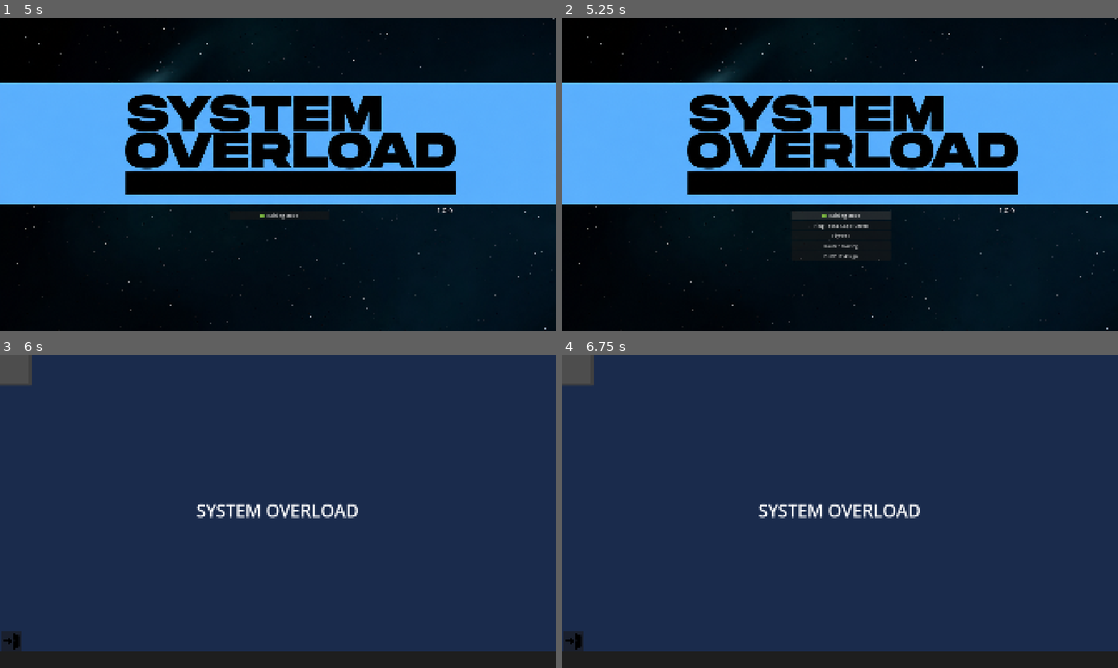
Above: before the commit, frames 1-4 (two rows, left to right).
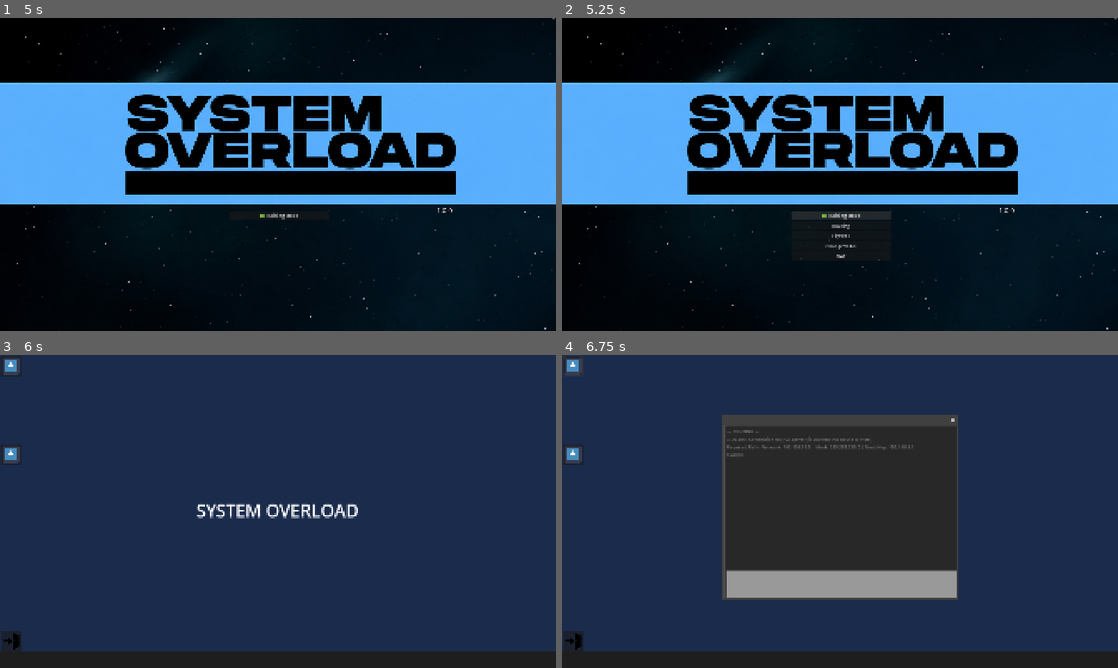
Above: after the commit, the same moments.

Repository: Bookza253/system_overload
Game: Godot game, scene res://start_screen.tscn
The game is run twice, just before and just after one commit, with the same random seed, the same clock (stepped at 60 frames per second) and the same inputs. The engine's default icon, where the game draws it, is replaced by a stand-in: a white triangle on a blue panel in a dark square.
Inputs (mouse positions are in pixels of both pictures, inside the frame that each line leads up to):
- Up to frame 1 (5 s): move the mouse to (400, 158) at 0.52 s; move the mouse to (166, 190) at 1.27 s; move the mouse to (333, 105) at 2.02 s; move the mouse to (250, 237) at 2.77 s; move the mouse to (444, 221) at 3.52 s; click "PRESS TO START" at 4.25 s
- Up to frame 2 (5.25 s): click "🟢 Training Mode" at 5 s
- Up to frame 3 (6 s): click "Ping Test & Cable Check" (after the commit: "Routing") at 5.75 s
- Up to frame 4 (6.75 s): click (573, 367) at 6.5 s

Frame 1 is identical in both runs. In frame 2, 0.2% of the frame differs, in the area x 45-56%, y 65-78%; in frame 3, 0.7%; in frame 4, 26%, in the area x 0-72%, y 0-79%.

Commit message:
all game good now

Diff:
--- a/Global.gd
+++ b/Global.gd
@@ -6,7 +6,7 @@
 # ตัวแปรเก็บเรื่องที่เลือก: "network", "task_manager" หรือ "mix"
 var selected_topic = ""
 
-var mix_cpu_multiplier = 1.0  # 😈 ตัวคูณความเร็ว CPU (เริ่มต้นที่ 1 เท่าปกติ)
+
 
 var completed_modules_count : int = 0
 var game_over_reason : String = "" # 🌟 เพิ่มตัวแปรนี้ไว้เก็บสาเหตุการแพ้จากแต่ละด่าน
--- a/Window_Terminal.gd
+++ b/Window_Terminal.gd
@@ -1,47 +1,82 @@
 extends Control
 
-@onready var info_label = $Panel/Label_Info if has_node("Panel/Label_Info") else null
+var info_label: Label = null
 
 func _ready():
 	update_cheat_sheet_info()
+	visibility_changed.connect(update_cheat_sheet_info)
 
-# ฟังก์ชันสำหรับดึงข้อมูลการตั้งค่าจากโมดูลต่าง ๆ มาแสดงเป็นคำใบ้
+func _process(_delta):
+	if is_visible_in_tree():
+		update_cheat_sheet_info()
+
 func update_cheat_sheet_info():
-	if not info_label: return
+	if not info_label:
+		info_label = get_node_or_null("Label_Info") as Label
 
-	var desktop = get_tree().current_scene
+	if not info_label:
+		return
+
 	var text_display = "=== 📋 NETWORK INFO CHEAT SHEET ===\n\n"
 
-	# 📶 กรณีที่ 1: กำลังเล่นด่าน Router (NAT)
-	if desktop.has_node("Window_Router/Router_Module") and desktop.get_node("Window_Router/Router_Module").is_visible_in_tree():
-		var router_mod = desktop.get_node("Window_Router/Router_Module")
-		if "target_acl" in router_mod:
-			text_display += "📍 [ด่านตั้งค่า NAT ROUTER]\n"
-			text_display += "▪️ แผนกที่อนุญาต: Internal Office Local Users\n"
-			text_display += "▪️ หมายเลข Access List (ACL): " + str(router_mod.target_acl) + "\n"
-			text_display += "▪️ Interface ขาออก (ISP Link): " + str(router_mod.target_interface) + "\n"
-			text_display += "▪️ ไอพีภายนอก (Public IP): " + str(router_mod.public_ip) + "\n\n"
-			text_display += "💡 คำสั่งแนะนำ:\n'ip nat inside source list " + str(router_mod.target_acl) + " interface " + str(router_mod.target_interface) + " overload'"
+	# --------------------------------------------------------------------------
+	# 📶 1. ด่าน ROUTING (เปิดจาก SystemButton)
+	# --------------------------------------------------------------------------
+	if Global.selected_topic == "routing" or Global.selected_topic == "system":
+		text_display += "📍 [รายชื่อแผนกและข้อมูล IP ในด่าน ROUTING]\n\n"
+		text_display += "▪️ แผนก: Marketing\n"
+		text_display += "  VLAN: 10 | Port: fa0/1 | IP: 192.168.1.99\n\n"
 
-	# 🌟 กรณีที่ 2: กำลังเล่นด่าน VLAN (หากคุณมีตัวแปรด่าน VLAN ในโปรเจกต์)
-	elif desktop.has_node("Window_VLAN/PDPA_Module") and desktop.get_node("Window_VLAN/PDPA_Module").is_visible_in_tree():
-		var vlan_mod = desktop.get_node("Window_VLAN/PDPA_Module")
-		text_display += "📍 [ด่านตั้งค่า SWITCH VLAN]\n"
-		# ตรวจสอบว่าในด่าน VLAN มีตัวแปรเหล่านี้ไหม (ปรับให้ตรงกับชื่อตัวแปรในด่าน VLAN ของคุณได้เลยครับ)
-		var dept = vlan_mod.target_department if "target_department" in vlan_mod else "IT / Finance"
-		var vlan_id = vlan_mod.target_vlan if "target_vlan" in vlan_mod else "10"
-		var port_id = vlan_mod.target_port if "target_port" in vlan_mod else "fa0/5"
+		text_display += "▪️ แผนก: Engineering\n"
+		text_display += "  VLAN: 20 | Port: fa0/2 | IP: 192.168.2.99\n\n"
 
-		text_display += "▪️ แผนกที่ต้องจัดระบบ: " + str(dept) + "\n"
-		text_display += "▪️ หมายเลข VLAN ID: " + str(vlan_id) + "\n"
-		text_display += "▪️ พอร์ตเชื่อมต่อ (Interface Port): " + str(port_id) + "\n\n"
-		text_display += "💡 คำสั่งแนะนำ:\n'switchport access vlan " + str(vlan_id) + "'"
+		text_display += "▪️ แผนก: Guest_WiFi\n"
+		text_display += "  VLAN: 30 | Port: fa0/5 | IP: 192.168.3.77\n\n"
+		text_display += "━━━━━━━━━━━━━━━━━━━━━━━━\n"
+		text_display += "💡 ใช้ข้อมูล Network Path เหล่านี้ในการเขียนคำสั่ง "
 
-	# 🛡️ กรณีด่านอื่น ๆ (Firewall หรือ Task Manager)
+	# --------------------------------------------------------------------------
+	# 🛡️ 2. ด่าน FIREWALL (เปิดจาก NetworkButton)
+	# --------------------------------------------------------------------------
+	elif Global.selected_topic == "firewall" or Global.selected_topic == "network":
+		text_display += "📍 [รายชื่อแผนกและ IP ทั้งหมดในด่าน FIREWALL]\n\n"
+		text_display += "▪️ แผนก: Accounting\n  IP Address: 192.168.1.50\n\n"
+		text_display += "▪️ แผนก: HR\n  IP Address: 192.168.2.10\n\n"
+		text_display += "▪️ แผนก: Marketing\n  IP Address: 192.168.3.99\n\n"
+		text_display += "▪️ แผนก: R&D\n  IP Address: 192.168.4.25\n\n"
+		text_display += "━━━━━━━━━━━━━━━━━━━━━━━━\n"
+		text_display += "💡 ตรวจสอบหน้าจอแจ้งเตือนแอปหลักว่าแผนกใดถูกโจมตี "
+
+	# --------------------------------------------------------------------------
+	# 🌟 3. ด่าน CHANGE VLAN (เปิดจาก Button_Router_Topic)
+	# --------------------------------------------------------------------------
+	elif Global.selected_topic == "vlan" or Global.selected_topic == "router":
+		text_display += "📍 [รายชื่อแผนกและ VLAN ID ในด่าน SWITCH VLAN]\n\n"
+		text_display += "▪️ แผนก: Management  | VLAN ID: 10\n\n"
+		text_display += "▪️ แผนก: Finance     | VLAN ID: 20\n\n"
+		text_display += "▪️ แผนก: Engineering | VLAN ID: 30\n\n"
+		text_display += "▪️ แผนก: Guest       | VLAN ID: 99\n\n"
+		text_display += "━━━━━━━━━━━━━━━━━━━━━━━━\n"
+		text_display += "💡 ตรวจสอบพอร์ตเชื่อมต่อจากด่านหลัก "
+
+	# --------------------------------------------------------------------------
+	# 🌐 4. ด่าน NAT (เปิดจาก Button_PDPA_Topic)
+	# --------------------------------------------------------------------------
+	elif Global.selected_topic == "nat" or Global.selected_topic == "pdpa":
+		text_display += "📍 [โครงสร้าง IP สำหรับการแปลงที่อยู่ด่าน NAT]\n\n"
+		text_display += "▪️  port: Gi0/1 | ACL: 1 | IP: 192.168.1.50 \n\n"
+		text_display += "▪️  port: Gi0/2 | ACL: 5 | IP: 192.168.2.10 \n\n"
+		text_display += "▪️  port: fa0/1 | ACL: 10 | IP: 192.168.3.99 \n\n"
+		text_display += "━━━━━━━━━━━━━━━━━━━━━━━━\n"
+		text_display += "💡 ใช้ข้อมูลชุดนี้ร่วมกับหมายเลข Access List "
+
+	# 🔒 โหมดสำรอง
 	else:
-		text_display += "📍 [สถานะระบบปัจจุบัน]\n"
-		text_display += "▪️ หัวข้อการเรียนรู้: " + String(Global.selected_topic).to_upper() + "\n"
-		text_display += "▪️ ระบบพร้อมทำงาน ร่วมกับการตรวจสอบความปลอดภัยเครือข่าย\n\n"
-		text_display += "💡 กรุณาเปิดหน้าต่างแอปพลิเคชันหลักของด่านนี้เพื่อดูรายละเอียดโจทย์เพิ่มเติม"
+		text_display += "📍 [ฐานข้อมูลเครือข่ายของระบบ (กำลังตรวจจับด่าน)]\n\n"
+		text_display += "▪️ Accounting : 192.168.1.50\n"
+		text_display += "▪️ HR         : 192.168.2.10\n"
+		text_display += "▪️ Marketing  : 192.168.3.99\n"
+		text_display += "▪️ R&D        : 192.168.4.25\n\n"
+		text_display += "ℹ️ (ระบบกำลังทำงานในโหมด: \"" + str(Global.selected_topic) + "\")"
 
 	info_label.text = text_display
--- a/firewall_module.gd
+++ b/firewall_module.gd
@@ -45,7 +45,7 @@
 	target_ip = selected["ip"]
 
 	if log_text_edit:
-		log_text_edit.text = "--- SECURITY FIREWALL ---\n"
+		log_text_edit.text = "--- FIREWALL ---\n"
 		log_text_edit.text += "ALERT: Cyber Attack Detected on [" + target_dept + " Dept.]\n"
 
 		_print_prompt()
--- a/main_desktop.gd
+++ b/main_desktop.gd
@@ -4,7 +4,7 @@
 @onready var win_router = $Window_Router
 @onready var win_firewall = $Window_Firewall
 @onready var win_vlan = $Window_VLAN
-@onready var win_terminal = $Window_Terminal # หน้าต่างคู่มือบอกข้อมูลสเปกด่าน
+@onready var win_terminal = $Popup_Terminal
 
 func _ready():
 	# 🔒 ซ่อนหน้าต่าง Popup ทั้งหมดก่อนเริ่มเกม
@@ -12,20 +12,19 @@
 	if has_node("Window_Router"): win_router.hide()
 	if has_node("Window_Firewall"): win_firewall.hide()
 	if has_node("Window_VLAN"): win_vlan.hide()
-	if has_node("Window_Terminal"): win_terminal.hide()
 
 	# 🔒 แช่แข็งลูปเกมของทุกโมดูลไว้ชั่วคราว
 	if has_node("Window_TaskManager/TaskManager_Module"): $Window_TaskManager/TaskManager_Module.set_process(false)
 	if has_node("Window_Firewall/Firewall_Module"): $Window_Firewall/Firewall_Module.set_process(false)
 	if has_node("Window_Router/Router_Module"): $Window_Router/Router_Module.set_process(false)
 	if has_node("Window_VLAN/PDPA_Module"): $Window_VLAN/PDPA_Module.set_process(false)
-	if has_node("Window_Terminal/Terminal_Module"): $Window_Terminal/Terminal_Module.set_process(false)
+	if has_node("Popup_Terminal/Terminal_Module"): $Popup_Terminal/Terminal_Module.set_process(false)
 
 	# 🔒 ซ่อนปุ่มไอคอนทั้งหมดบนเดสก์ท็อปก่อน
 	_hide_all_desktop_buttons()
 
-	# 🟢 บังคับให้ปุ่มคู่มือโจทย์ (Button_Terminal) แสดงขึ้นมาในทุกๆ โหมดเสมอ
-	_show_button("Button_Terminal")
+	# 🟢 บังคับให้ปุ่มคู่มือโจทย์ (Window_Terminal) แสดงขึ้นมาในทุกๆ โหมดเสมอ
+	_show_button("Window_Terminal")
 
 	# 🎮 เปิดแสดงปุ่มของภารกิจหลักตามวิชาที่เลือกมา
 	match Global.selected_topic:
@@ -44,7 +43,7 @@
 	if has_node("Button_Firewall"): $Button_Firewall.hide()
 	if has_node("Button_Router"): $Button_Router.hide()
 	if has_node("Button_PDPA"): $Button_PDPA.hide()
-	if has_node("Button_Terminal"): $Button_Terminal.hide()
+	if has_node("Window_Terminal"): $Window_Terminal.hide()
 
 # ฟังก์ชันช่วยเปิดปุ่มแบบปลอดภัย
 func _show_button(button_name: String):
@@ -67,11 +66,11 @@
 func _on_button_pdpa_pressed():
 	_open_window(win_vlan, $Window_VLAN/PDPA_Module)
 
-func _on_button_terminal_pressed():
-	# สั่งให้อัปเดตข้อความข้อมูลของด่านปัจจุบันก่อนเปิดหน้าต่างขึ้นมาแสดงผล
-	if $Window_Terminal/Terminal_Module.has_method("update_cheat_sheet_info"):
-		$Window_Terminal/Terminal_Module.update_cheat_sheet_info()
-	_open_window(win_terminal, $Window_Terminal/Terminal_Module)
+func _on_window_terminal_pressed() -> void:
+	_open_window($Popup_Terminal, $Popup_Terminal/Terminal_Module)
+
+
+
 
 # ฟังก์ชันส่วนกลางสำหรับจัดการขั้นตอนเปิดหน้าต่าง
 func _open_window(win_node, module_node):
@@ -89,7 +88,7 @@
 	win_node.grab_focus()
 
 # =========================================================
-# ❌ SECTION: ฟังก์ชันปิดหน้าต่าง (ถอดระบบย้อมสีออกแล้ว)
+# ❌ SECTION: ฟังก์ชันปิดหน้าต่าง
 # =========================================================
 
 func _on_window_task_manager_close_requested():
@@ -104,8 +103,8 @@
 func _on_window_vlan_close_requested():
 	_close_window(win_vlan, $Window_VLAN/PDPA_Module)
 
-func _on_window_terminal_close_requested():
-	_close_window(win_terminal, $Window_Terminal/Terminal_Module)
+func _on_popup_terminal_close_requested() -> void:
+	_close_window(win_terminal, $Popup_Terminal/Terminal_Module)
 
 # ฟังก์ชันส่วนกลางสำหรับจัดการขั้นตอนปิดหน้าต่าง (เหลือเฉพาะการซ่อนและปิดลูปสคริปต์)
 func _close_window(win_node, module_node):
@@ -121,7 +120,3 @@
 	if "completed_modules_count" in Global:
 		Global.completed_modules_count = 0
 	get_tree().change_scene_to_file("res://mode_selection.tscn")
-
-
-func _on_window_terminal_pressed() -> void:
-	pass # Replace with function body.
--- a/main_desktop.tscn
+++ b/main_desktop.tscn
@@ -7,6 +7,7 @@
 [ext_resource type="PackedScene" uid="uid://cnsch1bd3k5mo" path="res://router_module.tscn" id="5_xjri4"]
 [ext_resource type="PackedScene" uid="uid://c6ykx7s1r1a48" path="res://pdpa_module.tscn" id="6_btvhs"]
 [ext_resource type="Texture2D" uid="uid://jukmxe8pt4aj" path="res://enter.png" id="7_f7fdd"]
+[ext_resource type="Script" uid="uid://pry7sh8rye1m" path="res://Window_Terminal.gd" id="8_tn72c"]
 
 [node name="MainDesktop" type="Control" unique_id=1783687923]
 layout_mode = 3
@@ -156,12 +157,34 @@
 
 [node name="Popup_Terminal" type="Window" parent="." unique_id=273347381]
 oversampling_override = 1.0
+initial_position = 2
+size = Vector2i(800, 600)
+visible = false
+transient = true
 
-[node name="Control" type="Control" parent="Popup_Terminal" unique_id=22219040]
+[node name="Terminal_Module" type="Control" parent="Popup_Terminal" unique_id=22219040]
 layout_mode = 3
-anchors_preset = 0
-offset_right = 40.0
-offset_bottom = 40.0
+anchors_preset = 15
+anchor_right = 1.0
+anchor_bottom = 1.0
+grow_horizontal = 2
+grow_vertical = 2
+script = ExtResource("8_tn72c")
+
+[node name="Label_Info" type="Label" parent="Popup_Terminal/Terminal_Module" unique_id=2019076884]
+layout_mode = 1
+anchors_preset = 8
+anchor_left = 0.5
+anchor_top = 0.5
+anchor_right = 0.5
+anchor_bottom = 0.5
+offset_left = -387.0
+offset_top = -298.5
+offset_right = 387.0
+offset_bottom = 298.5
+grow_horizontal = 2
+grow_vertical = 2
+autowrap_mode = 2
 
 [connection signal="pressed" from="Button_TaskManager_Mod" to="." method="_on_button_pressed"]
 [connection signal="pressed" from="Button_Firewall" to="." method="_on_button_firewall_pressed"]
@@ -173,3 +196,4 @@
 [connection signal="close_requested" from="Window_VLAN" to="." method="_on_window_vlan_close_requested"]
 [connection signal="pressed" from="Button_Logout" to="." method="_on_button_logout_pressed"]
 [connection signal="pressed" from="Window_Terminal" to="." method="_on_window_terminal_pressed"]
+[connection signal="close_requested" from="Popup_Terminal" to="." method="_on_popup_terminal_close_requested"]
--- a/mode_selection.tscn
+++ b/mode_selection.tscn
@@ -37,7 +37,7 @@
 
 [node name="SystemButton" type="Button" parent="VBoxContainer/TrainingSubMenu" unique_id=459025182]
 layout_mode = 2
-text = "Ping Test & Cable Check"
+text = "Routing"
 
 [node name="NetworkButton" type="Button" parent="VBoxContainer/TrainingSubMenu" unique_id=872585088]
 layout_mode = 2
@@ -45,11 +45,11 @@
 
 [node name="Button_Router_Topic" type="Button" parent="VBoxContainer/TrainingSubMenu" unique_id=287480755]
 layout_mode = 2
-text = "Router Routing"
+text = "Change VLAN"
 
 [node name="Button_PDPA_Topic" type="Button" parent="VBoxContainer/TrainingSubMenu" unique_id=1410389049]
 layout_mode = 2
-text = "DHCP IP Assign"
+text = "NAT"
 
 [connection signal="pressed" from="VBoxContainer/TrainingSubMenu/Button_Router_Topic" to="." method="_on_button_router_topic_pressed"]
 [connection signal="pressed" from="VBoxContainer/TrainingSubMenu/Button_PDPA_Topic" to="." method="_on_button_pdpa_topic_pressed"]
--- a/pdpa_module.gd
+++ b/pdpa_module.gd
@@ -42,8 +42,9 @@
 	public_ip = ip_list[randi() % ip_list.size()]
 
 	# ข้อความต้อนรับเข้าสู่ด่านและแจ้งคำสั่งโจทย์
-	var startup_msg = "--- GATEWAY SWITCH NAT ---\n"
+	var startup_msg = "--- NAT ---\n"
 	startup_msg += "🚨 EMERGENCY: Internal users cannot access the Internet (No NAT Translation).\n"
+	startup_msg += "▪️ Configure NAT Outbound Interface: " + str(target_interface) + "\n"
 
 
 	_write_to_terminal_safe(startup_msg)
--- a/router_module.gd
+++ b/router_module.gd
@@ -55,7 +55,7 @@
 			target_ip = "192.168.3.77"
 
 	if log_text_edit:
-		log_text_edit.text = "--- SWITCH OS TERMINAL ---\n"
+		log_text_edit.text = "--- VLAN ---\n"
 		log_text_edit.text += "Device Boot Completed. Ready for configuration...\n"
 		log_text_edit.text += "ALERT: Port " + target_port + " link-state changed to DOWN (VLAN Mismatch).\n"
 
--- a/task_manager_module.gd
+++ b/task_manager_module.gd
@@ -49,7 +49,7 @@
 	target_next_hop = selected["next"]
 
 	if log_text_edit:
-		log_text_edit.text = "--- SWITCH OS TERMINAL ---\n"
+		log_text_edit.text = "--- ROUTING ---\n"
 		log_text_edit.text += "⚠️ ALERT: Connection to [" + destination_name + "] is DOWN! (No Route to Host)\n"
 		log_text_edit.text += "Required Path: Network: " + target_network + " | Mask: " + target_mask + " | Next-Hop: " + target_next_hop + "\n"
 		_print_prompt()
